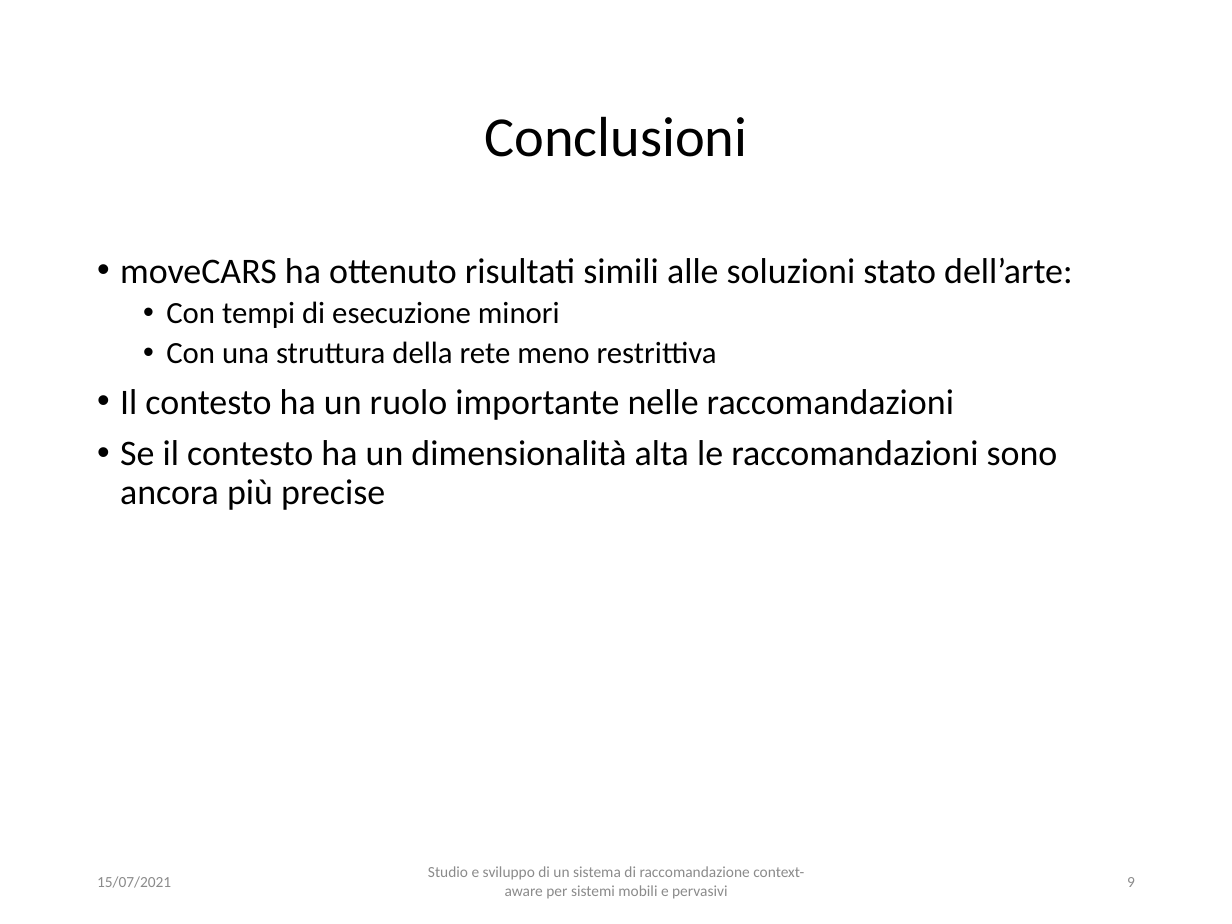
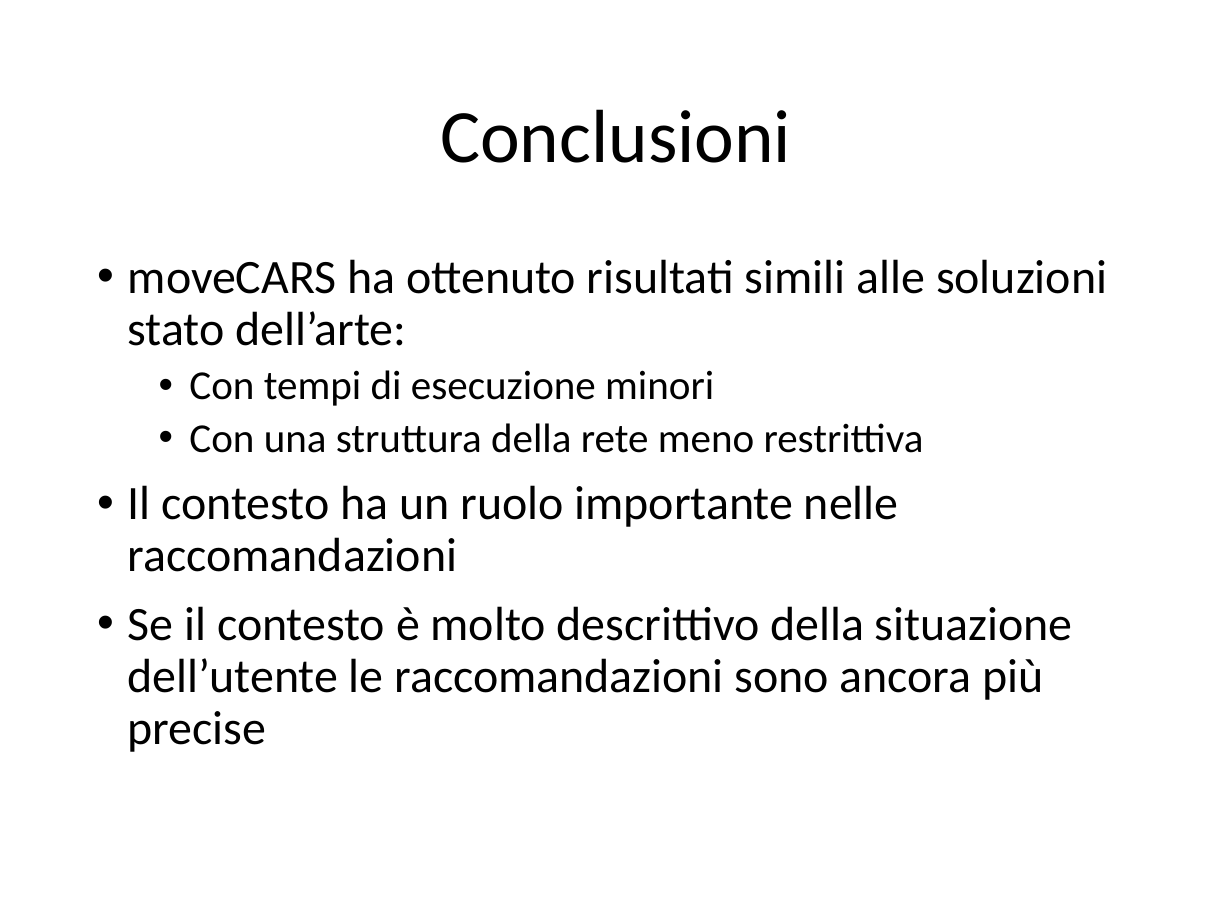
Before and after one commit to CriptHunter/tesi, a slide deck: slide 10 of presentazione/presentazione.pptx (slide 9 before the commit). Drawn at 1232x924 pixels with LibreOffice and Linux fonts; fonts in the diff are those of the drawing. Boxes give left, top, right and bottom in pixels: in the first picture for what was removed or moved away, otherwise in the second. Text is boxed around its words. In the diff, an @@ line names an element or a change of style, - is before the commit and + after.

```diff
--- a/presentazione/presentazione.pptx
+++ b/presentazione/presentazione.pptx
@@ title "Conclusioni" at (440, 109, 791, 163): size 33 to 44 pt @@
@@ text at (128, 259, 1107, 572): size 21 to 28 pt in "moveCARS ha ottenuto risultati simili alle soluzioni ...", "Il contesto ha un ruolo importante nelle ..."; size 18 to 24 pt in "Con tempi di esecuzione minori", "Con una struttura della rete meno restrittiva"; indent changed; more space between paragraphs @@
@@ text at (128, 606, 1073, 752): text changed; size 21 to 28 pt @@
-• Se il contesto ha un dimensionalità alta le raccomandazioni sono ancora più precise
+• Se il contesto è molto descrittivo della situazione dell’utente le raccomandazioni sono ancora più precise
@@ text removed at (428, 866, 804, 899) @@
-Studio e sviluppo di un sistema di raccomandazione context-aware per sistemi mobili e pervasivi
@@ text removed at (97, 876, 171, 888) @@
-15/07/2021
@@ page number removed at (1127, 877, 1135, 887) @@
-9
```
Also in this commit, not shown: 6 other slides changed, 5 slides added, 4 slides removed, 8 other files.
